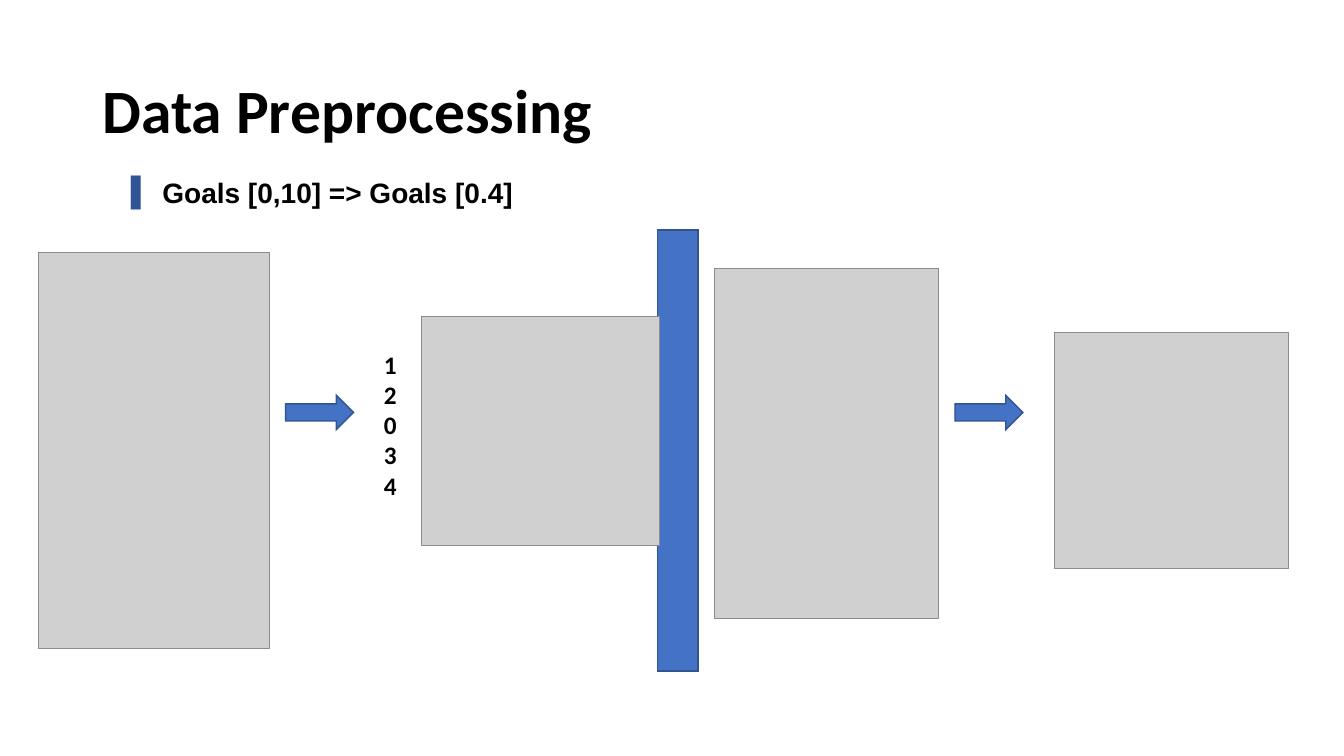
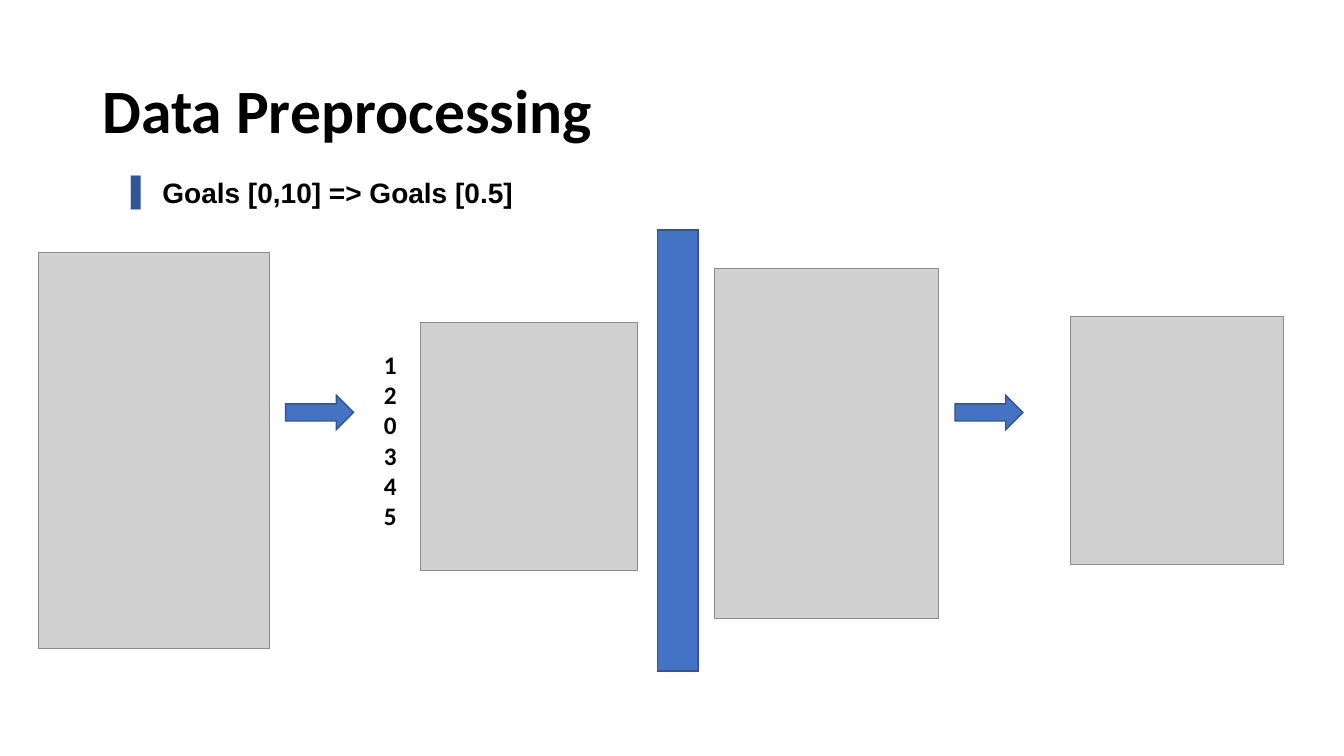
Before and after one commit to Khaledjallouli/project, a slide deck: slide 3 of Daily/sprint8/Sprint8_Review.pptx. Drawn at 1344x756 pixels with LibreOffice and Linux fonts; fonts in the diff are those of the drawing; grey boxes stand for pictures; background and template pictures are left out. Boxes give left, top, right and bottom in pixels: in the first picture for what was removed or moved away, otherwise in the second. Text is boxed around its words. In the diff, an @@ line names an element or a change of style, - is before the commit and + after.

```diff
--- a/Daily/sprint8/Sprint8_Review.pptx
+++ b/Daily/sprint8/Sprint8_Review.pptx
@@ text at (162, 182, 513, 208): text changed @@
-▌ Goals [0,10] => Goals [0.4]
+▌ Goals [0,10] => Goals [0.5]
@@ picture: place and size @@
-picture at (421, 317, 659, 545)
+picture at (421, 323, 638, 571)
@@ picture: place and size @@
-picture at (1055, 333, 1290, 569)
+picture at (1071, 317, 1284, 565)
@@ text at (384, 508, 397, 525): paragraph added @@
+5
```
Also in this commit, not shown: 1 other file.
